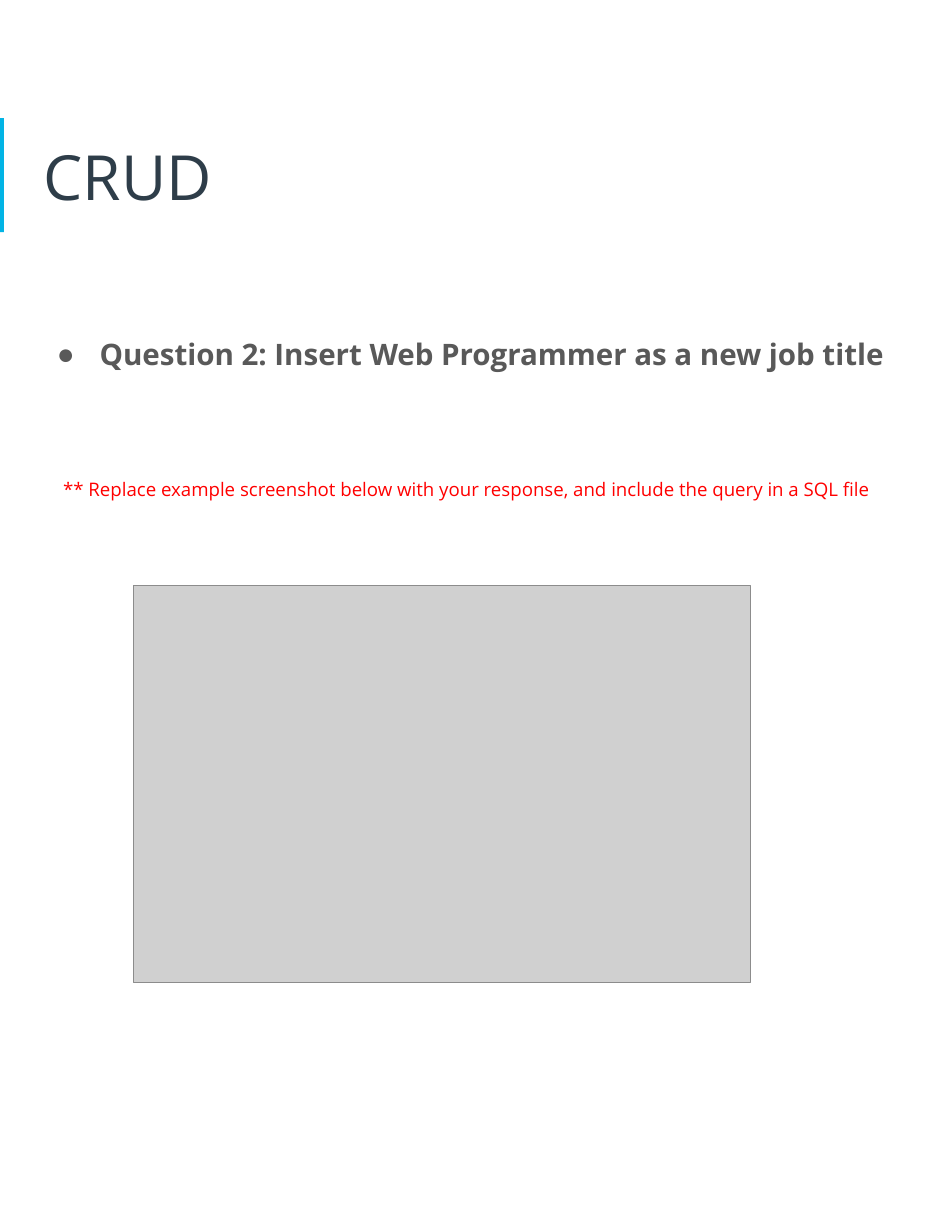
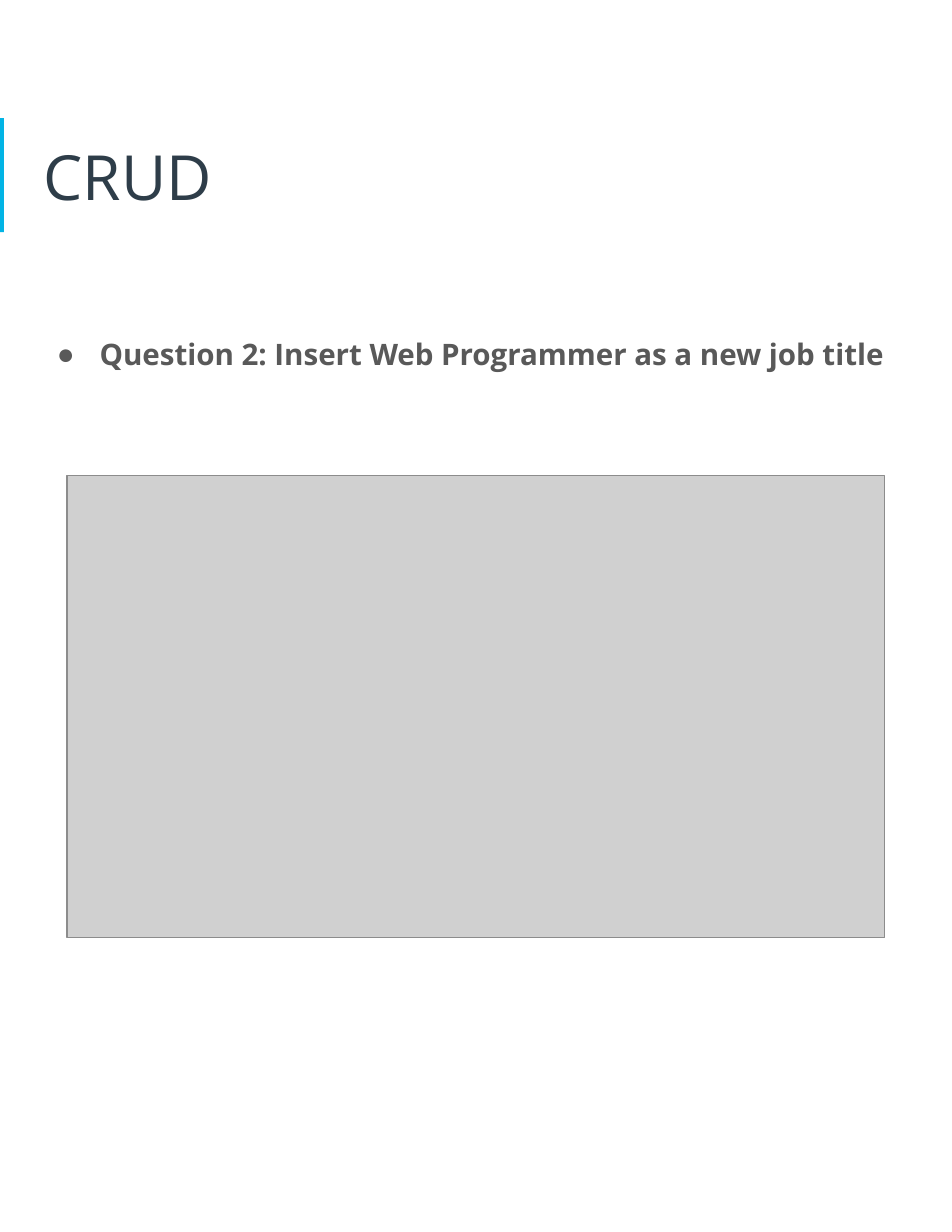
Before and after one commit to SwimLane2/udacity-ai-masters, a slide deck: slide 20 of Modules/03-Data-Architect/projects/Project 1 - Human Resources Database Design/report/HR_Database_Design_Project_Arjun_Avalakki_Mohan.pptx. Drawn at 952x1232 pixels with LibreOffice and Linux fonts; fonts in the diff are those of the drawing; grey boxes stand for pictures. Boxes give left, top, right and bottom in pixels: in the first picture for what was removed or moved away, otherwise in the second. Text is boxed around its words. In the diff, an @@ line names an element or a change of style, - is before the commit and + after.

```diff
--- a/Modules/03-Data-Architect/projects/Project 1 - Human Resources Database Design/report/HR_Database_Design_Project_Arjun_Avalakki_Mohan.pptx
+++ b/Modules/03-Data-Architect/projects/Project 1 - Human Resources Database Design/report/HR_Database_Design_Project_Arjun_Avalakki_Mohan.pptx
@@ picture: place and size @@
-picture at box(133, 586, 750, 983)
+picture at box(67, 476, 885, 939)
@@ text at box(88, 481, 869, 501): paragraph removed @@
-** Replace example screenshot below with your response, and include the query in a SQL file
```
Also in this commit, not shown: 8 other slides changed, 2 other files.
